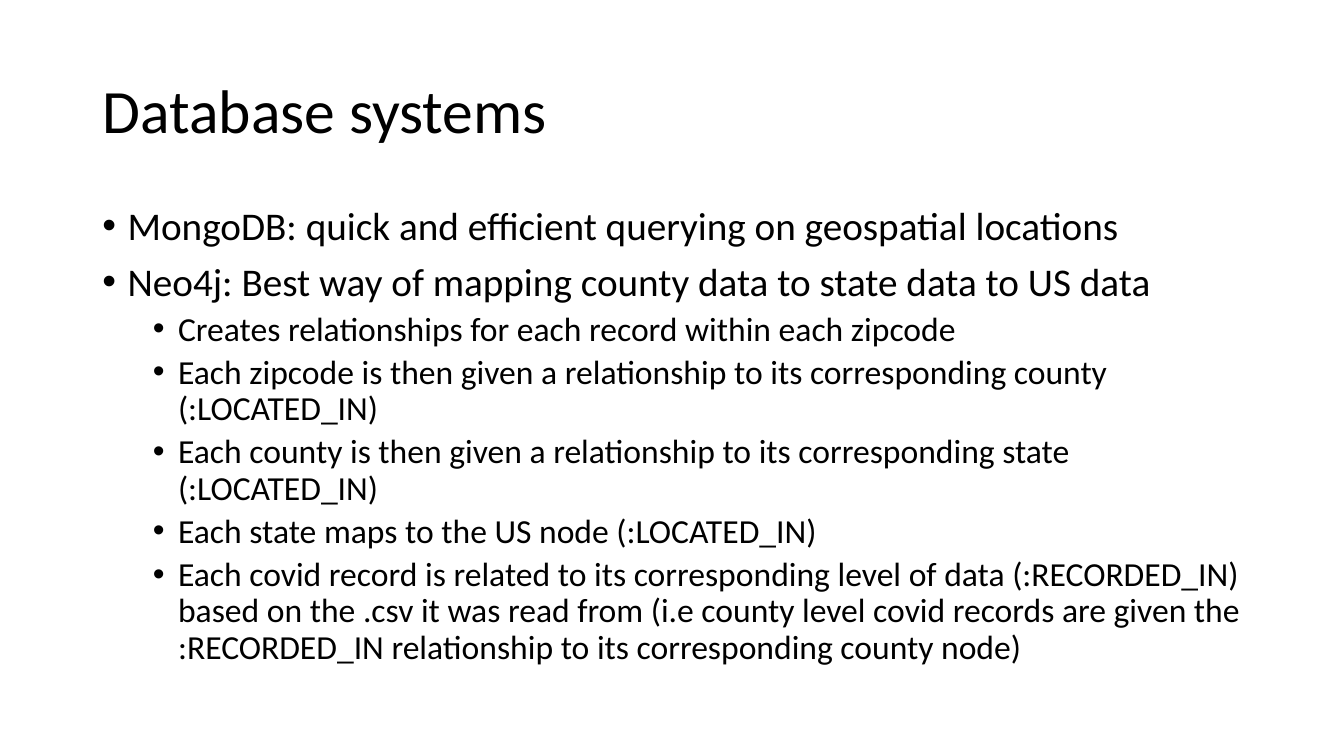
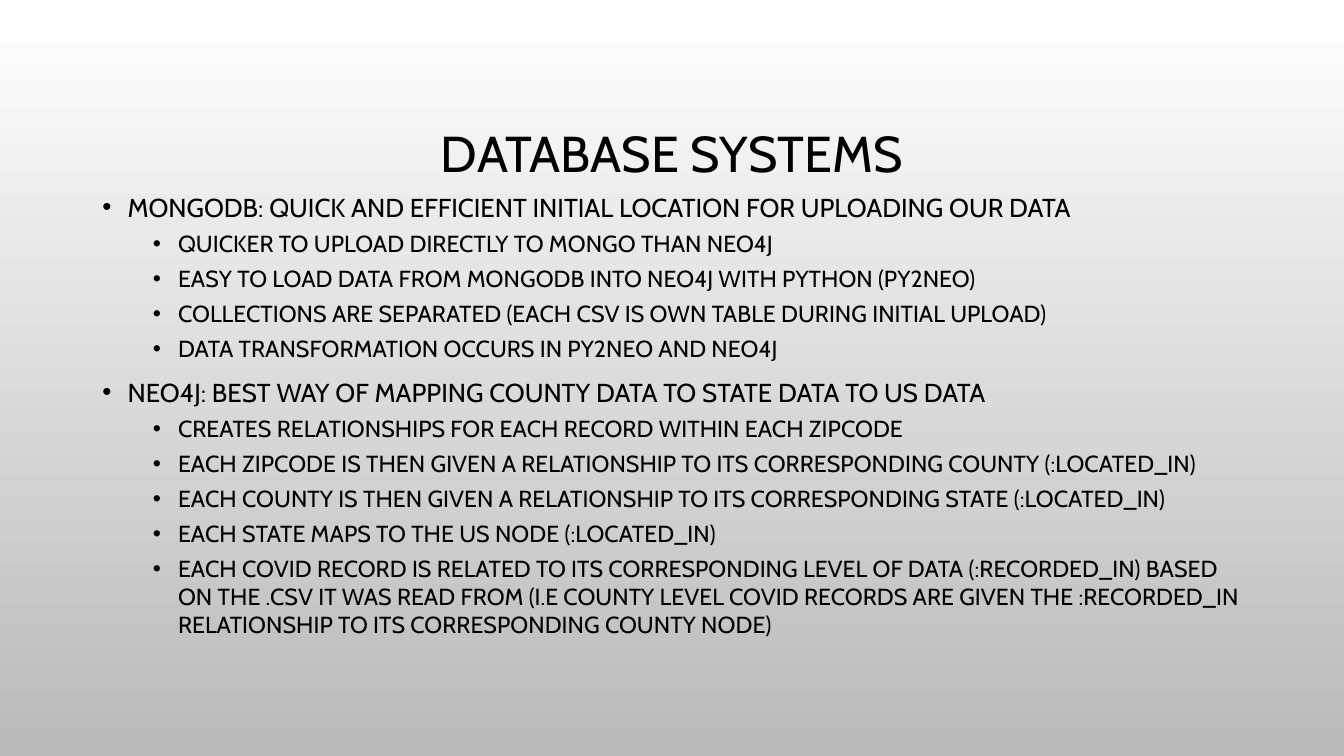
Before and after one commit to abpwrs/ece-5995-fa20-final-project, a slide deck: slide 5 of Final_presentation.pptx. Drawn at 1344x756 pixels with LibreOffice and Linux fonts; fonts in the diff are those of the drawing; background and template pictures are left out. Boxes give left, top, right and bottom in pixels: in the first picture for what was removed or moved away, otherwise in the second. Text is boxed around its words. In the diff, an @@ line names an element or a change of style, - is before the commit and + after.

Commit message:
Added Mongo DB model diagram, workflow diagram

```diff
--- a/Final_presentation.pptx
+++ b/Final_presentation.pptx
@@ background #FFFFFF to picture (left out) @@
@@ title at [441, 136, 903, 173]: text changed; size 44 to 36 pt; font Calibri to Cabin @@
-Database systems
+DATABASE SYSTEMS
@@ text at [128, 198, 1239, 636]: text changed; size 24 to 16.6 pt; font Calibri to Cabin @@
-• MongoDB: quick and efficient querying on geospatial locations
-• Neo4j: Best way of mapping county data to state data to US data
-  • Creates relationships for each record within each zipcode
-  • Each zipcode is then given a relationship to its corresponding county (:LOCATED_IN)
-  • Each county is then given a relationship to its corresponding state (:LOCATED_IN)
-  • Each state maps to the US node (:LOCATED_IN)
-  • Each covid record is related to its corresponding level of data (:RECORDED_IN) based on the .csv it was read from (i.e county level covid records are given the :RECORDED_IN relationship to its corresponding county node)
+• MONGODB: QUICK AND EFFICIENT INITIAL LOCATION FOR UPLOADING OUR DATA
+  • QUICKER TO UPLOAD DIRECTLY TO MONGO THAN NEO4J
+  • EASY TO LOAD DATA FROM MONGODB INTO NEO4J WITH PYTHON (PY2NEO)
+  • COLLECTIONS ARE SEPARATED (EACH CSV IS OWN TABLE DURING INITIAL UPLOAD)
+  • DATA TRANSFORMATION OCCURS IN PY2NEO AND NEO4J
+• NEO4J: BEST WAY OF MAPPING COUNTY DATA TO STATE DATA TO US DATA
+  • CREATES RELATIONSHIPS FOR EACH RECORD WITHIN EACH ZIPCODE
+  • EACH ZIPCODE IS THEN GIVEN A RELATIONSHIP TO ITS CORRESPONDING COUNTY (:LOCATED_IN)
+  • EACH COUNTY IS THEN GIVEN A RELATIONSHIP TO ITS CORRESPONDING STATE (:LOCATED_IN)
+  • EACH STATE MAPS TO THE US NODE (:LOCATED_IN)
+  • EACH COVID RECORD IS RELATED TO ITS CORRESPONDING LEVEL OF DATA (:RECORDED_IN) BASED ON THE .CSV IT WAS READ FROM (I.E COUNTY LEVEL COVID RECORDS ARE GIVEN THE :RECORDED_IN RELATIONSHIP TO ITS CORRESPONDING COUNTY NODE)
```
Also in this commit, not shown: 10 other slides changed, 1 slide added.
